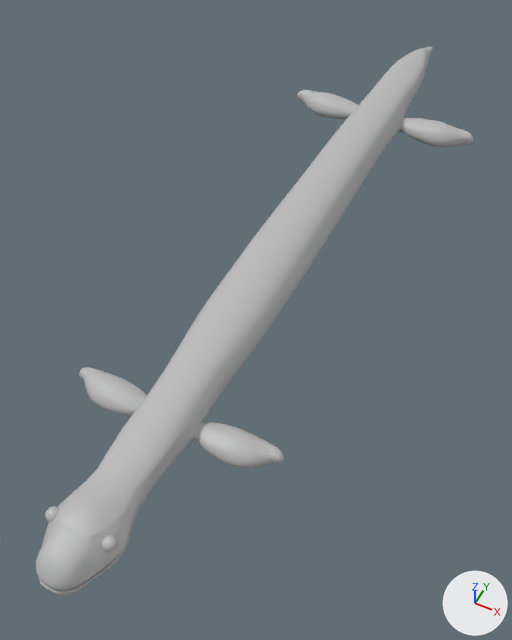
Before and after pictures for a commit that changed the FBX model Assets/Models/Eocaecilio_model.fbx.
Before and after are seen from a 50 mm lens placed at (0.031, -0.0909, 0.0753), pointed at (-0.0019, -0.025, -0.0071). Every picture has the same lights, and +X, +Y and +Z are marked at lower right. Where no turn or scale is listed for an object, it has been applied to the vertices.

In view in the first picture: 'mesh_Eocaecilio', 'mesh_l_ojo', 'mesh_r_ojo'.
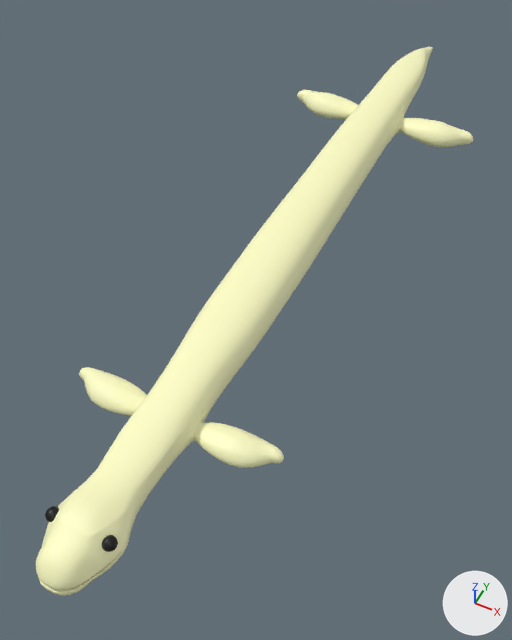
Boxes [x1, y1, x2, y2] around the edits, measured in the pictures (512 x 640 px):
'mesh_Eocaecilio', recoloured (grey to beige)
    both: [36, 47, 473, 595]
'mesh_l_ojo', reshaped
    before: [101, 535, 118, 552]
    after: [102, 535, 118, 552]
part 1 of me_mesh_002, recoloured
    both: [46, 506, 59, 522]

What changed in the scene script:
```text
Add mat_eocaecilio09_mat_eocaecilio:
    mat_eocaecilio09_mat_eocaecilio = principled_material('Eocaecilio09:mat_Eocaecilio')
    mat_eocaecilio09_mat_eocaecilio.base_color = (1.0, 1.0, 0.571)  # beige #ffffc7
Add mat_eocaecilio09_mat_eocaecilioojos:
    mat_eocaecilio09_mat_eocaecilioojos = principled_material('Eocaecilio09:mat_EocaecilioOjos')
    mat_eocaecilio09_mat_eocaecilioojos.base_color = (0.0, 0.0, 0.0)  # black #000000
Change me_mesh:
    where me_mesh.from_pydata(...)  # 3058 vertices, 3056 faces; spans x -0.0172..0.0172, y -0.0569..0.0739, z -0.0001..0.0081
    remove me_mesh.materials.append(mat_lambert1)  # grey #bcbcbc
    add me_mesh.materials.append(mat_eocaecilio09_mat_eocaecilio)  # beige #ffffc7
Change me_mesh_002:
    used by ob_mesh_r_ojo; location = (-0.0035, -0.0694, 0.0058)
    remove me_mesh_002.from_pydata(...)  # 212 vertices, 225 faces; spans x -0.00085..0.00085, y -0.00084..0.00084, z -0.00084..0.00085
    add me_mesh_002.from_pydata(...)  # 137 vertices, 150 faces; spans x -0.00085..0.00085, y -0.00084..0.00084, z -0.00084..0.00085
    me_mesh_002 part 1: 75 faces spanning x -0.00075..0.00052, y -0.00084..0.00084, z -0.00084..0.00085 switch from mat_lambert1 (grey #bcbcbc) to mat_eocaecilio09_mat_eocaecilioojos (black #000000)
Change me_mesh_001:
    used by ob_mesh_l_ojo; location = (0.0035, -0.0694, 0.0058)
    remove me_mesh_001.from_pydata(...)  # 212 vertices, 225 faces; spans x -0.00085..0.00085, y -0.00084..0.00084, z -0.00084..0.00085
    remove me_mesh_001.materials.append(mat_lambert1)  # grey #bcbcbc
    add me_mesh_001.from_pydata(...)  # 92 vertices, 105 faces; spans x -0.00085..0.00085, y -0.00084..0.00084, z -0.00084..0.00085
    me_mesh_001 part 2
    120 vertices are removed from x -0.00084..0.00084, y -0.00081..0.00084, z -0.00083..0.00083
    210 faces are deleted
    90 new faces join them
    add me_mesh_001.materials.append(mat_eocaecilio09_mat_eocaecilioojos)  # black #000000
```
